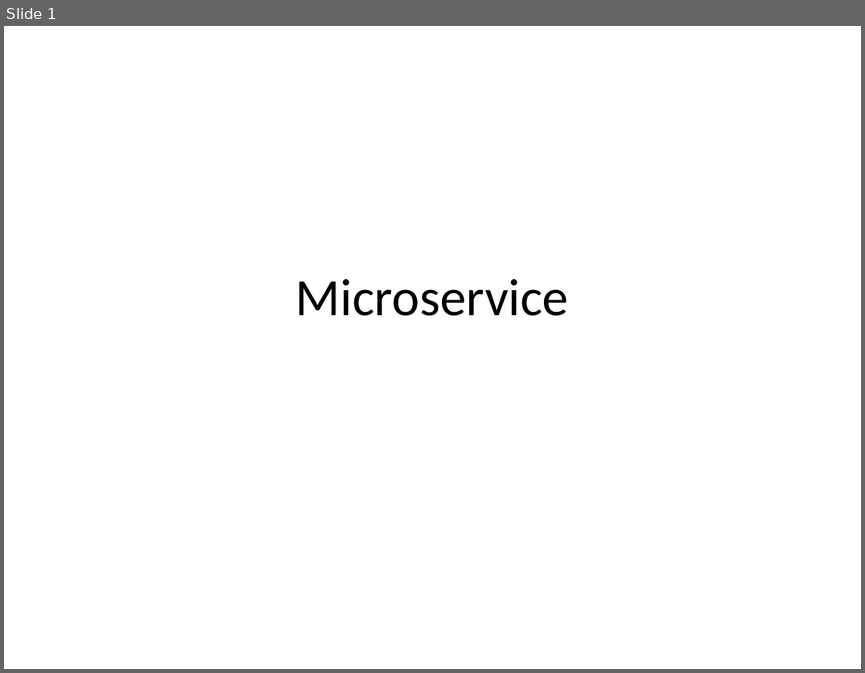
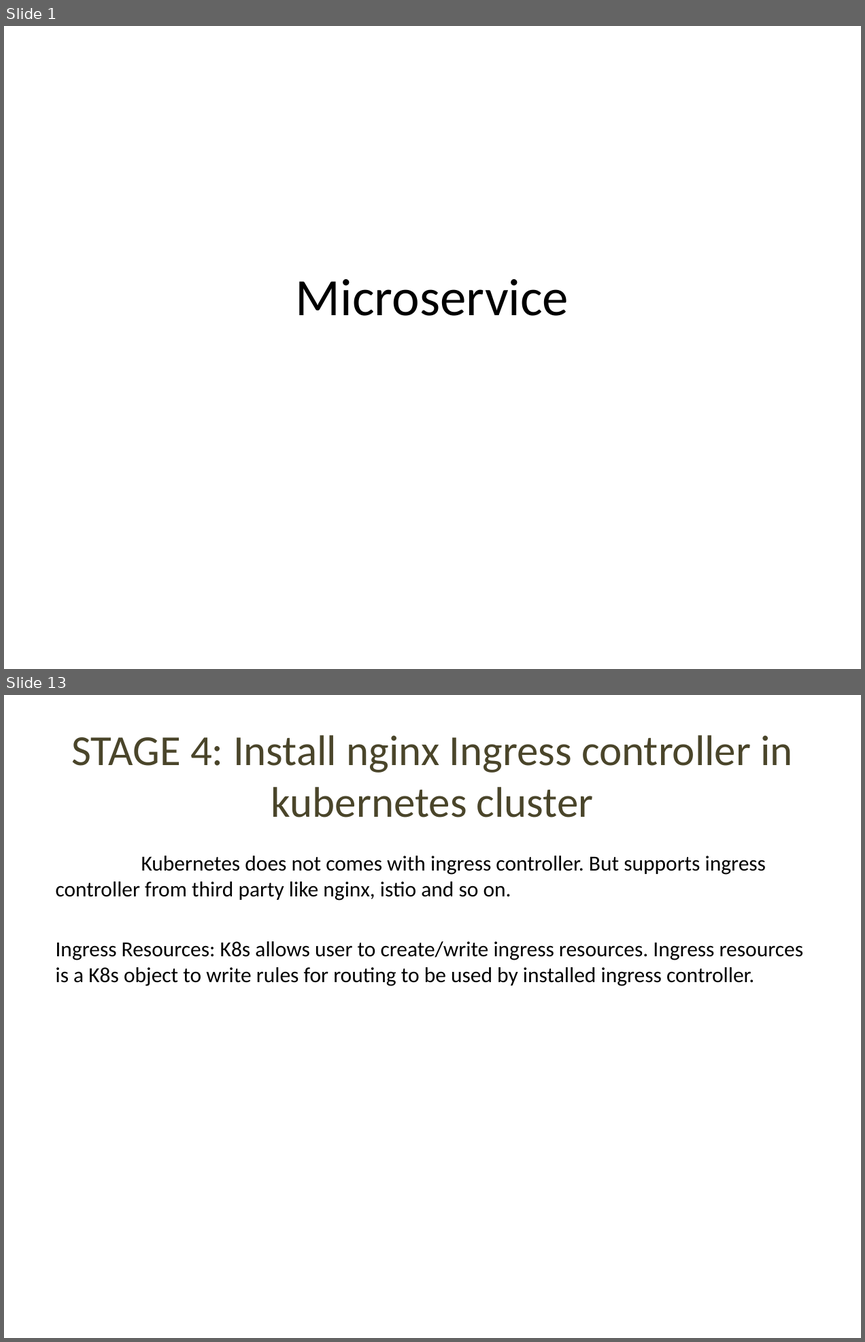
Before and after one commit to devi-priyadharshini/4_microservices, a slide deck: docs/microservice.pptx. Shown one above the other, each under a label of ours: slide 1 before the commit, slides 1 and 13 after it; the slides between them are not shown. The pictures are 865x673 and 865x1342 pixels, drawn with LibreOffice and Linux fonts; fonts in the diff are those of the drawing. Boxes give left, top, right and bottom in pixels: in the first picture for what was removed or moved away, otherwise in the second. Text is boxed around its words. In the diff, an @@ line names an element or a change of style, - is before the commit and + after.

Commit message:
Added ingress controller and ingress resources.

```diff
--- a/docs/microservice.pptx
+++ b/docs/microservice.pptx
@@ slide 13 added at (4,695,861,1338), background #FFFFFF @@
@@ title added at (71,735,793,817), 36 pt, text #4A452A @@
+STAGE 4: Install nginx Ingress controller in kubernetes cluster
@@ text added at (56,855,803,986), 18 pt, text #000000 @@
+Kubernetes does not comes with ingress controller. But supports ingress controller from third party like nginx, istio and so on.
+Ingress Resources: K8s allows user to create/write ingress resources. Ingress resources is a K8s object to write rules for routing to be used by installed ingress controller.
```
Also in this commit, not shown: 2 slides changed, 10 other slides added, 1 other file.
